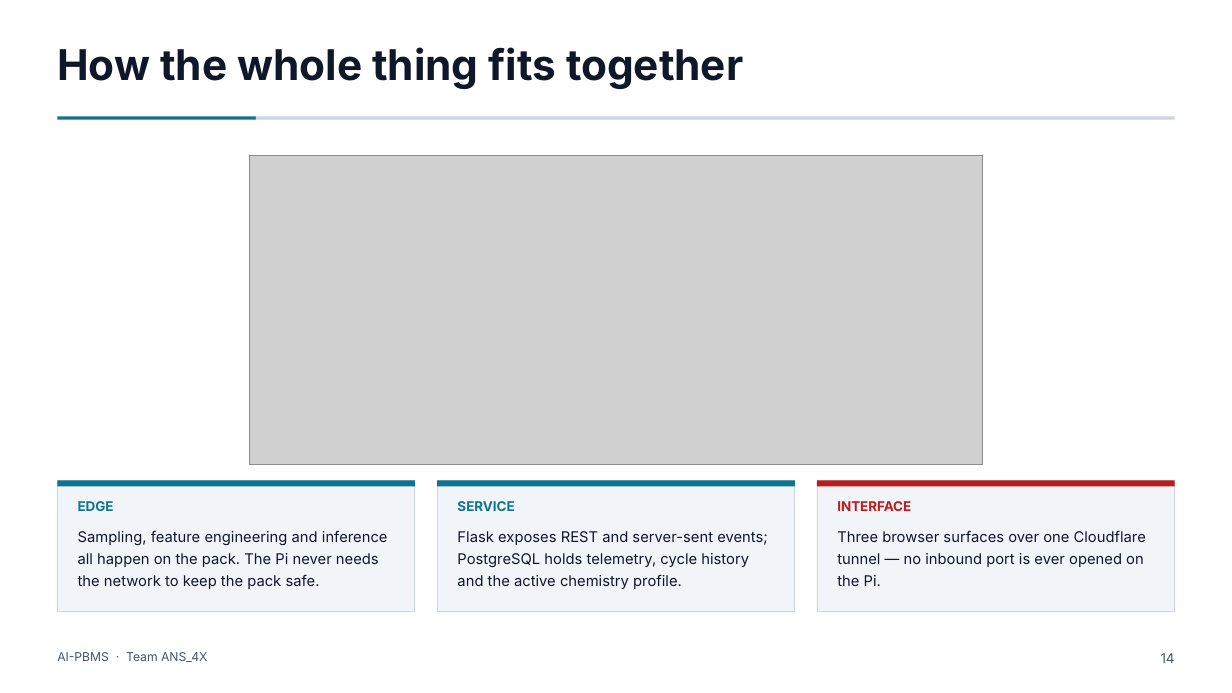
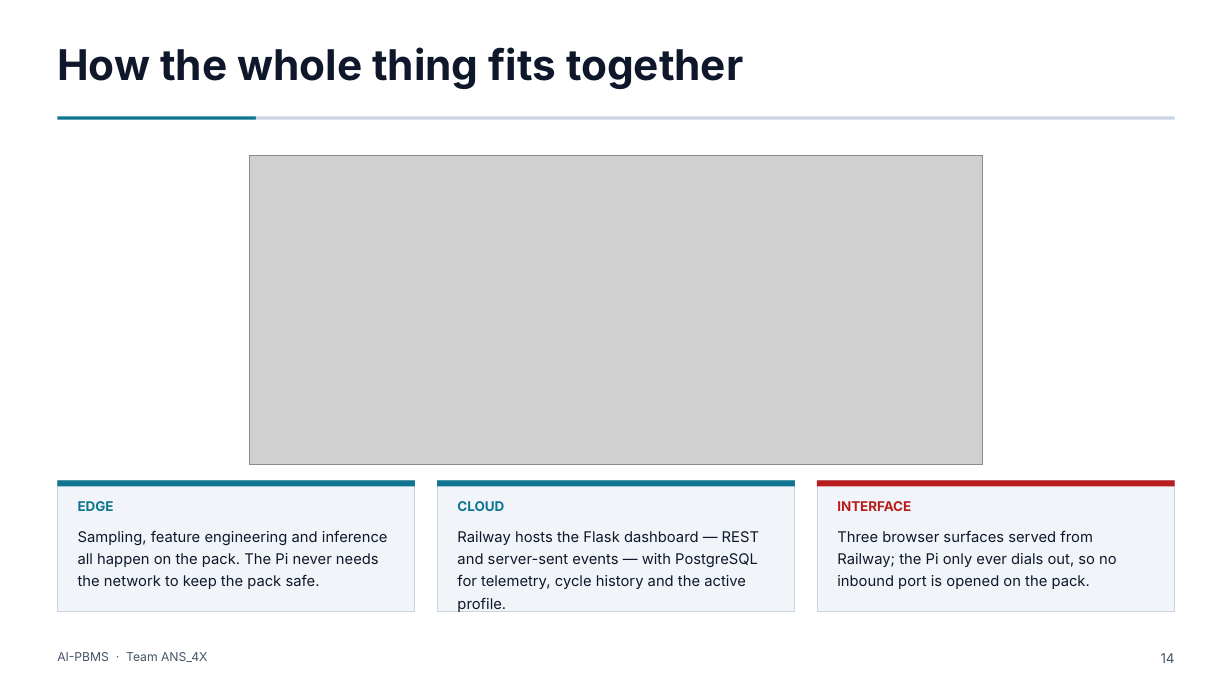
Before and after one commit to Adhi5504/Intelligent_BMS, a slide deck: slide 14 of AI_PBMS_Full_Deck.pptx. Drawn at 1232x693 pixels with LibreOffice and Linux fonts; fonts in the diff are those of the drawing; grey boxes stand for pictures. Boxes give left, top, right and bottom in pixels: in the first picture for what was removed or moved away, otherwise in the second. Text is boxed around its words. In the diff, an @@ line names an element or a change of style, - is before the commit and + after.

```diff
--- a/AI_PBMS_Full_Deck.pptx
+++ b/AI_PBMS_Full_Deck.pptx
@@ text at (457,501,504,511): text changed @@
-SERVICE
+CLOUD
@@ text at (457,531,759,612): text changed @@
-Flask exposes REST and server-sent events; PostgreSQL holds telemetry, cycle history and the active chemistry profile.
+Railway hosts the Flask dashboard — REST and server-sent events — with PostgreSQL for telemetry, cycle history and the active profile.
@@ text at (837,530,1117,589): text changed @@
-Three browser surfaces over one Cloudflare tunnel — no inbound port is ever opened on the Pi.
+Three browser surfaces served from Railway; the Pi only ever dials out, so no inbound port is opened on the pack.
```
Also in this commit, not shown: 4 other slides changed, 9 other files.
